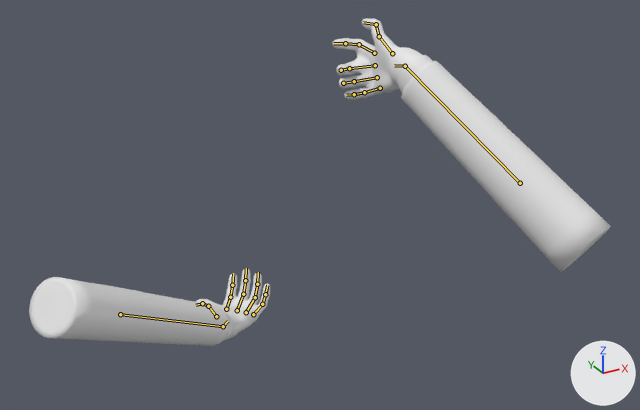
An edit to the glTF model game/assets/weapons/relay_ar/relay_ar_arms.glb, drawn before and after from the same camera.
The view is the same before and after, from a 50 mm lens placed at (-0.754, -1.232, 0.332), pointed at (-0.138, -0.111, -0.229). Arrows for +X, +Y and +Z are at lower right; the lights stay in place. The older version comes first. Both versions are drawn at frame 11 of the action 'reload'; the numbers are the values there. The bones that bend it are drawn over the model as lines.

In view in the first picture: 'arms.001'.
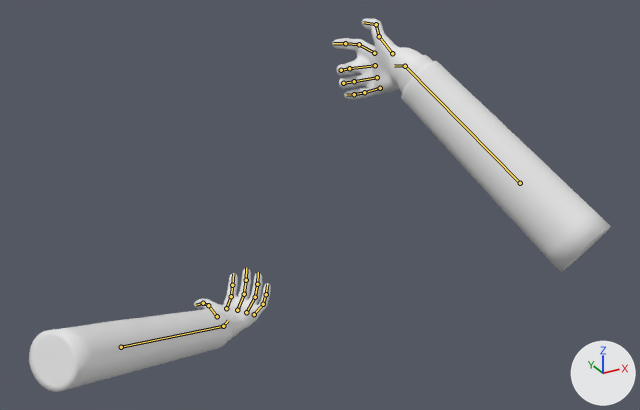
What the commit changed:
Bone 'L_forearm' (bone_l_forearm) moves from (-0.13, -0.391, -0.057) to (-0.137, -0.437, -0.035).
Bone 'L_forearm' (bone_l_forearm) turns from (71, 2, -3) to (60, 2, -4) degrees about its own x, y and z.
Bone 'L_hand' (bone_l_hand) turns from (-33, -6, -47) to (-23, 0, -46) degrees about its own x, y and z.

Where the change shows, as pixel boxes [x1, y1, x2, y2] in the pictures (640 x 410 px):
'arms.001', posed (14% taller): before [29, 18, 611, 346]; after [29, 18, 611, 392]
bone 'L_forearm', root to tip: before (120, 314) to (223, 326); after (121, 347) to (223, 326)
bone 'L_hand', root to tip: before (223, 326) to (228, 321); after (223, 326) to (228, 320)
